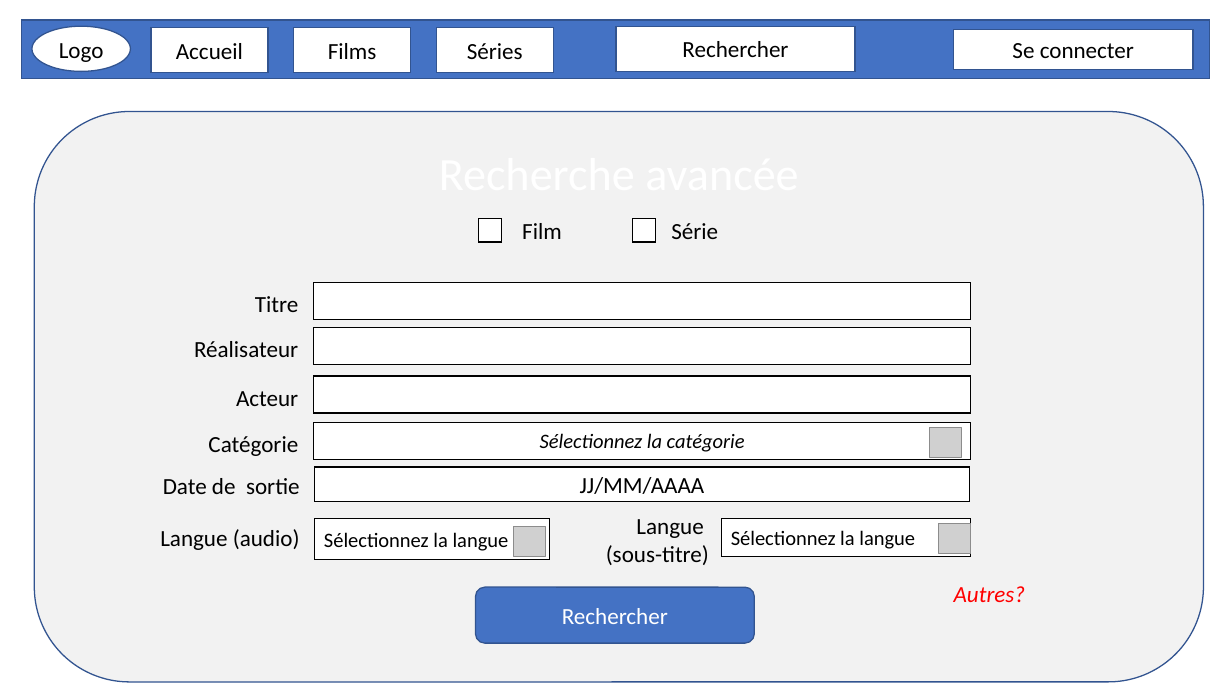
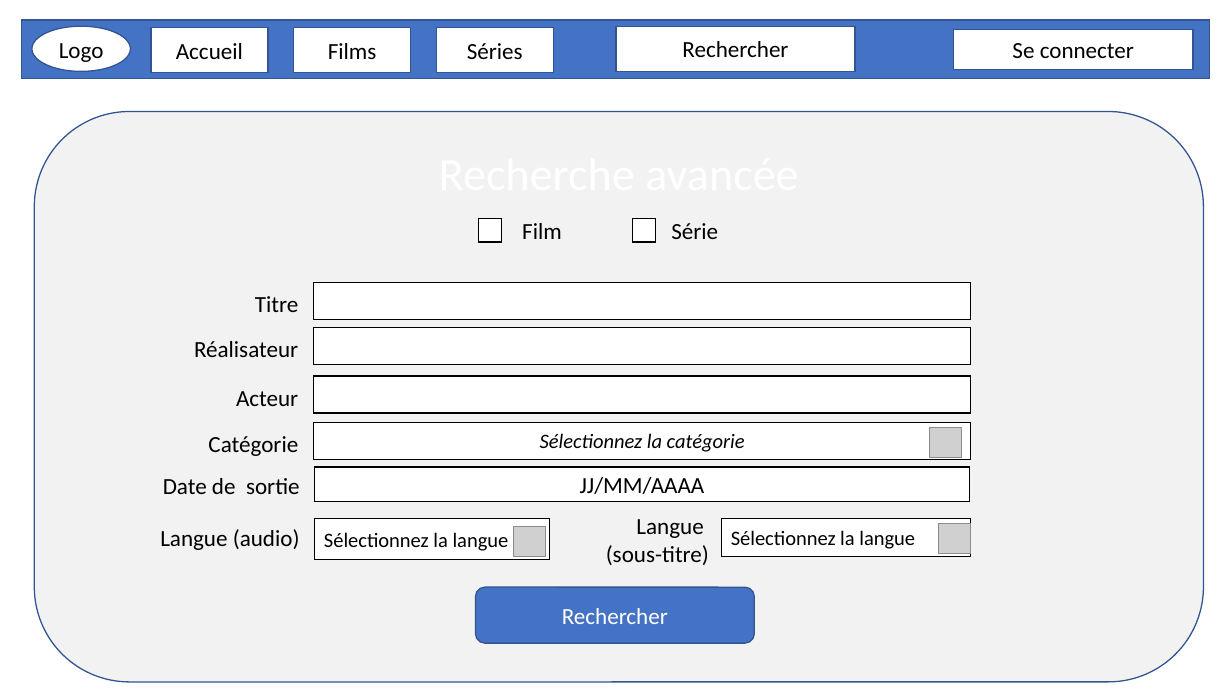
Before and after one commit to MartinBriday/PFF_WatchNow, a slide deck: slide 8 of docs/Projet_Preview.pptx. Drawn at 1232x693 pixels with LibreOffice and Linux fonts; fonts in the diff are those of the drawing; grey boxes stand for pictures. Boxes give left, top, right and bottom in pixels: in the first picture for what was removed or moved away, otherwise in the second. Text is boxed around its words. In the diff, an @@ line names an element or a change of style, - is before the commit and + after.

```diff
--- a/docs/Projet_Preview.pptx
+++ b/docs/Projet_Preview.pptx
@@ text removed at [954,586,1026,602] @@
-Autres?
```
Also in this commit, not shown: 1 other slide changed, 1 slide added, 4 slides removed, 23 other files.
